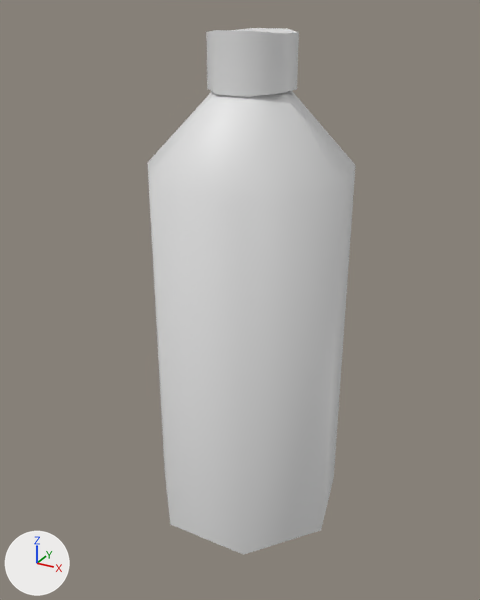
One commit to the OBJ model Assets/Models/Lumberroom/mod_Putzmittel_2.obj: the scene before it, then after it.
Rendered twice from a 50 mm camera at (0.251, -0.473, 0.44) aimed at (-0.006, -0.006, 0.206). Arrows for +X, +Y and +Z are at lower left; the lights stay in place. Where no turn or scale is listed for an object, it has been applied to the vertices.

Objects in the first picture: 'mod_Putzmittel_2'.
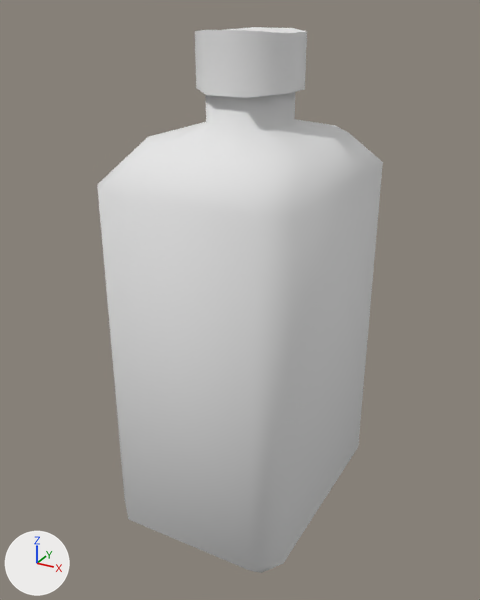
Pixel boxes (x1, y1, x2, y2) of what changed, in the pictures (480 x 600 px; the box of a moved part takes in the faces that stretch with it):
```json
{"object": "mod_Putzmittel_2", "change": "reshaped", "before": [147, 28, 356, 555], "after": [97, 27, 383, 573], "on screen": "37% wider"}
{"part": 1, "of": "me_mod_putzmittel_2", "change": "moved or reshaped", "before": [206, 28, 299, 97], "after": [195, 27, 307, 98]}
{"part": 2, "of": "me_mod_putzmittel_2", "change": "rebuilt", "before": [147, 91, 356, 555], "after": [97, 91, 383, 573]}
```

The change, as JSON lines over the scene's bpy script:
```json
{"op": "add", "block": "mat_none", "code": ["mat_none = principled_material('None')", "mat_none.base_color = (0.8, 0.8, 0.8)  # white #e7e7e7", "mat_none.roughness = 1.0"]}
{"block": "me_mod_putzmittel_2", "where": "# used by ob_mod_putzmittel_2; location = (0.0, 0.0, 0.0)"}
{"op": "remove", "block": "me_mod_putzmittel_2", "code": "me_mod_putzmittel_2.from_pydata(...)  # 54 vertices, 31 faces, 16 loose edges; spans x -0.087..0.087, y -0.08..0.089, z 0.0..0.425"}
{"op": "add", "block": "me_mod_putzmittel_2", "code": "me_mod_putzmittel_2.from_pydata(...)  # 61 vertices, 57 faces; spans x -0.082..0.082, y -0.111..0.111, z 0.0..0.425"}
{"block": "me_mod_putzmittel_2", "change": "me_mod_putzmittel_2 part 1: the loose piece of 17 vertices spanning x -0.032..0.032, y -0.028..0.034, z 0.38..0.425 is scaled about its middle by (1.21, 1.21, 1), then moved by (0.0, -0.003, 0.0), in mat_none (white #e7e7e7)"}
{"block": "me_mod_putzmittel_2", "change": "me_mod_putzmittel_2 part 2: the loose piece of 21 vertices spanning x -0.087..0.087, y -0.08..0.089, z 0.0..0.385 is rebuilt with 44 vertices and now spans x -0.082..0.082, y -0.111..0.111, z 0.0..0.42, in mat_none (white #e7e7e7)"}
{"op": "add", "block": "me_mod_putzmittel_2", "code": "me_mod_putzmittel_2.materials.append(mat_none)  # white #e7e7e7"}
```
